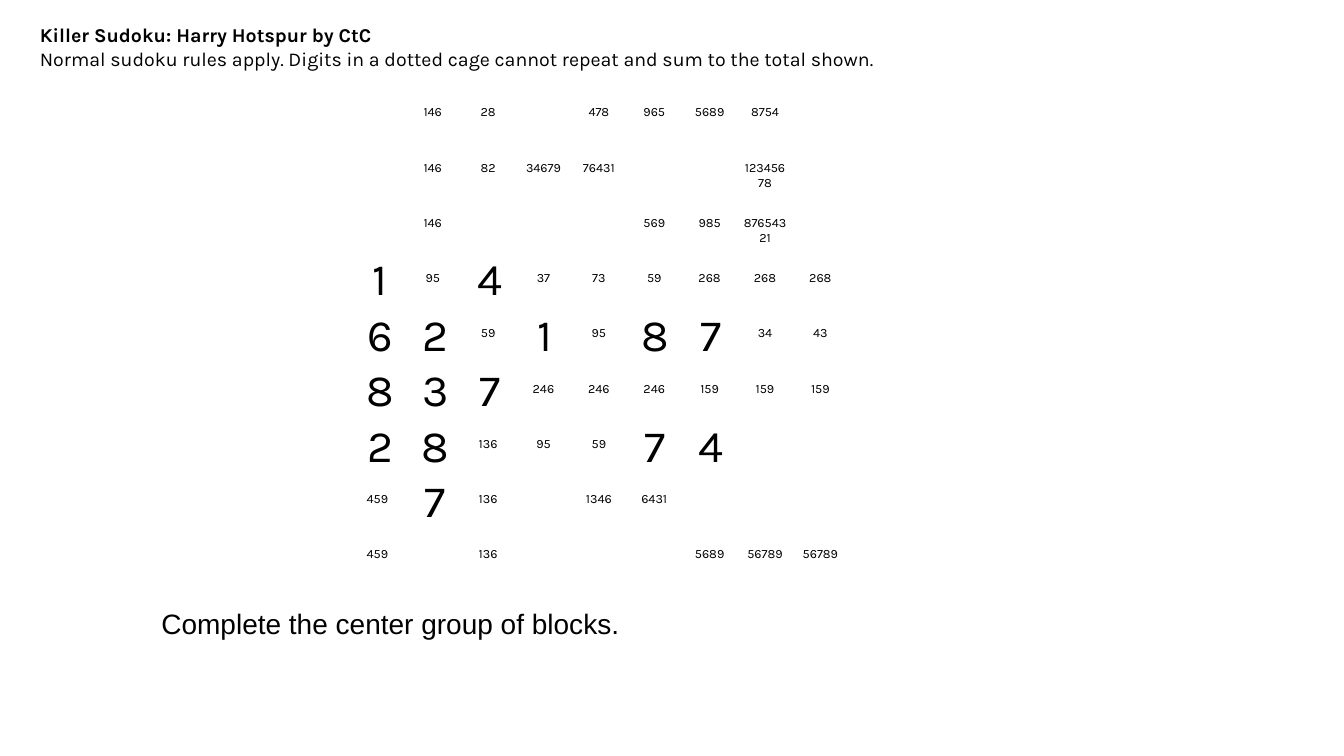
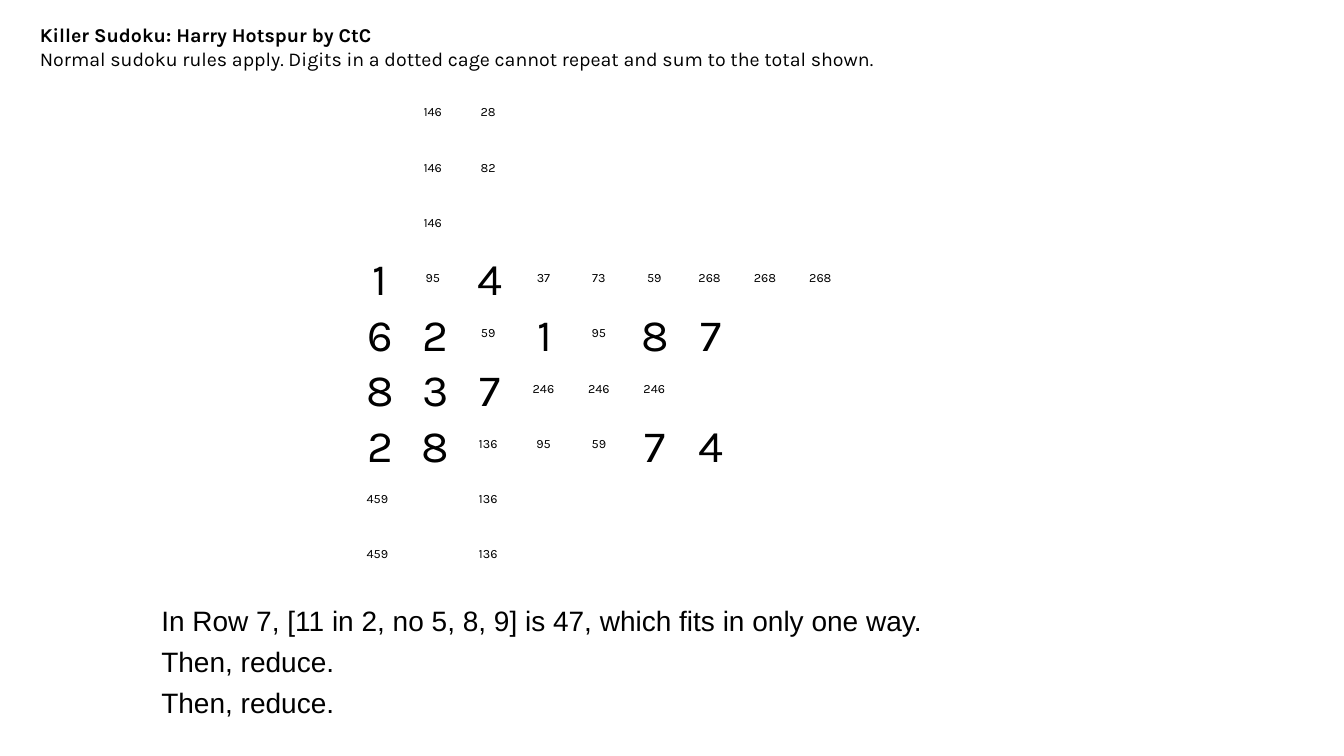
Before and after one commit to jhardis/WSJ_Number_Puzzles, a slide deck: slide 18 of 20261114_1.pptx (slide 27 before the commit). Drawn at 1344x756 pixels with LibreOffice and Linux fonts; fonts in the diff are those of the drawing; background and template pictures are left out. Boxes give left, top, right and bottom in pixels: in the first picture for what was removed or moved away, otherwise in the second. Text is boxed around its words. In the diff, an @@ line names an element or a change of style, - is before the commit and + after.

```diff
--- a/20261114_1.pptx
+++ b/20261114_1.pptx
@@ text removed at <box>589,108,610,116</box> @@
-478
@@ text removed at <box>643,108,665,116</box> @@
-965
@@ text removed at <box>695,108,724,116</box> @@
-5689
@@ text removed at <box>751,108,779,116</box> @@
-8754
@@ text removed at <box>526,164,561,172</box> @@
-34679
@@ text removed at <box>583,164,615,172</box> @@
-76431
@@ text removed at <box>734,154,797,195</box> @@
-12345678
@@ text removed at <box>643,219,665,227</box> @@
-569
@@ text removed at <box>699,219,721,227</box> @@
-985
@@ text removed at <box>734,210,797,250</box> @@
-87654321
@@ text removed at <box>758,329,772,337</box> @@
-34
@@ text removed at <box>813,329,827,337</box> @@
-43
@@ text removed at <box>700,385,719,393</box> @@
-159
@@ text removed at <box>756,385,775,393</box> @@
-159
@@ text removed at <box>811,385,830,393</box> @@
-159
@@ text removed at <box>425,489,446,517</box> @@
-7
@@ text removed at <box>586,495,612,503</box> @@
-1346
@@ text removed at <box>641,495,667,503</box> @@
-6431
@@ text removed at <box>695,550,724,558</box> @@
-5689
@@ text removed at <box>747,550,782,558</box> @@
-56789
@@ text removed at <box>803,550,838,558</box> @@
-56789
@@ text at <box>161,610,922,717</box>: text changed @@
-Complete the center group of blocks.
+In Row 7, [11 in 2, no 5, 8, 9] is 47, which fits in only one way.
+Then, reduce.
+Then, reduce.
```
Also in this commit, not shown: 34 other slides changed, 10 slides added, 9 slides removed.
